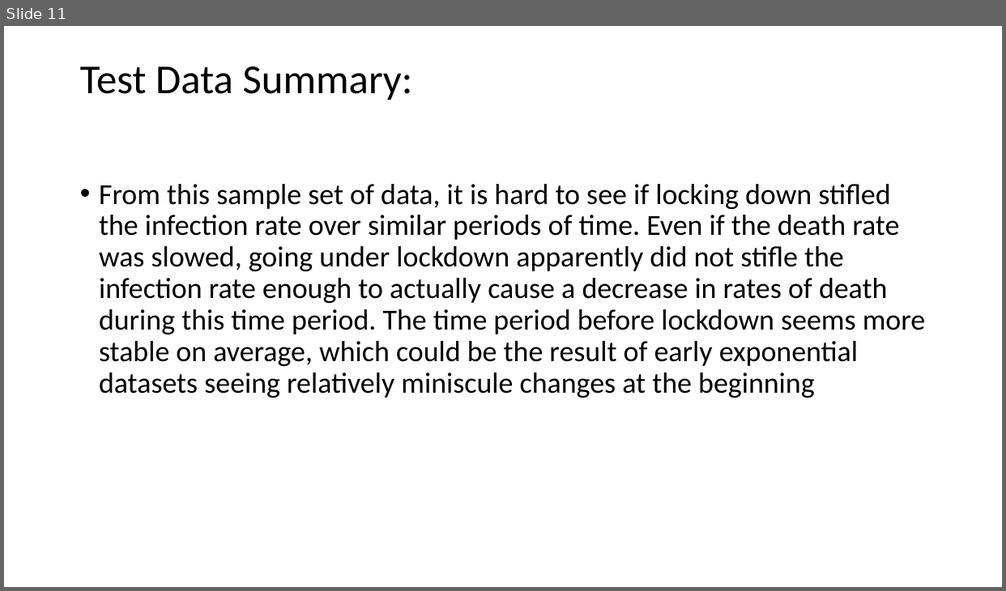
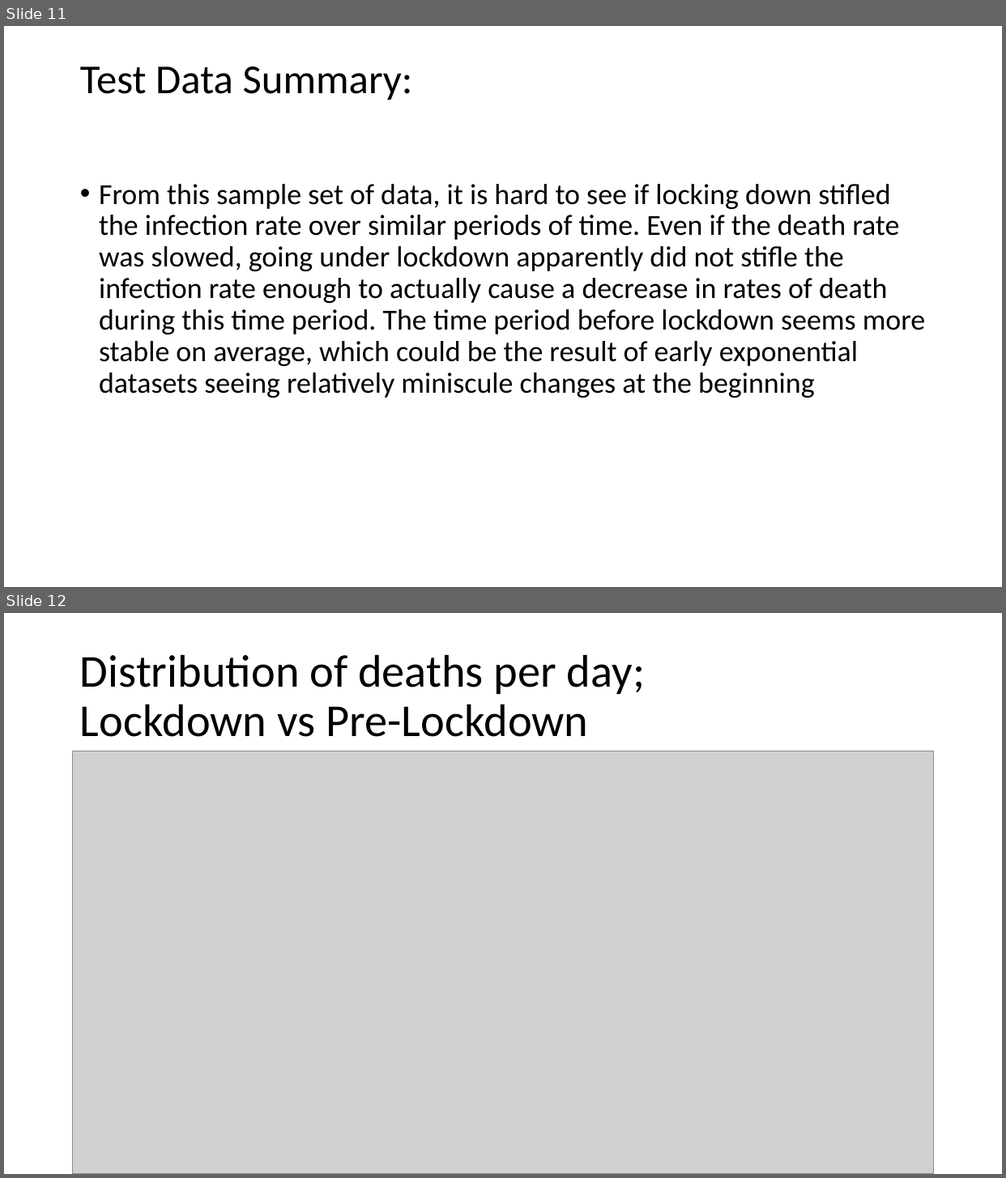
Before and after one commit to RPerron91/Lockdown-Efficacy, a slide deck: capstone1_covid-19.pptx. Shown one above the other, each under a label of ours: slide 11 before the commit, slides 11 and 12 after it. The pictures are 1006x591 and 1006x1178 pixels, drawn with LibreOffice and Linux fonts; fonts in the diff are those of the drawing; grey boxes stand for pictures. Boxes give left, top, right and bottom in pixels: in the first picture for what was removed or moved away, otherwise in the second. Text is boxed around its words. In the diff, an @@ line names an element or a change of style, - is before the commit and + after.

```diff
--- a/capstone1_covid-19.pptx
+++ b/capstone1_covid-19.pptx
@@ slide 12 added at [4,613,1002,1174], background #FFFFFF @@
@@ title added at [80,654,645,737], 44 pt, text #000000 @@
+Distribution of deaths per day;
+Lockdown vs Pre-Lockdown
@@ picture added at [73,752,934,1174] @@
```
Also in this commit, not shown: 1 slide changed, 1 other file.
